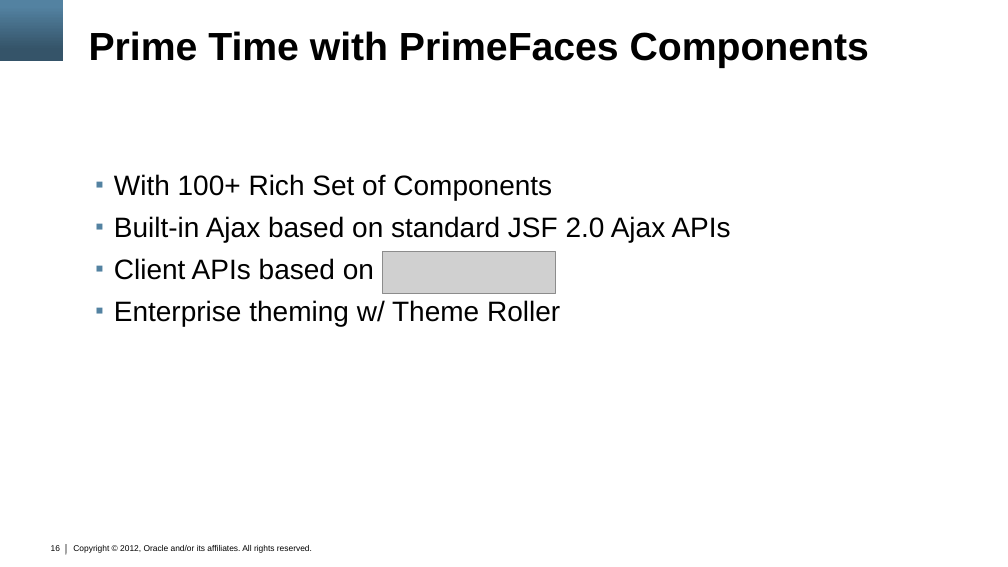
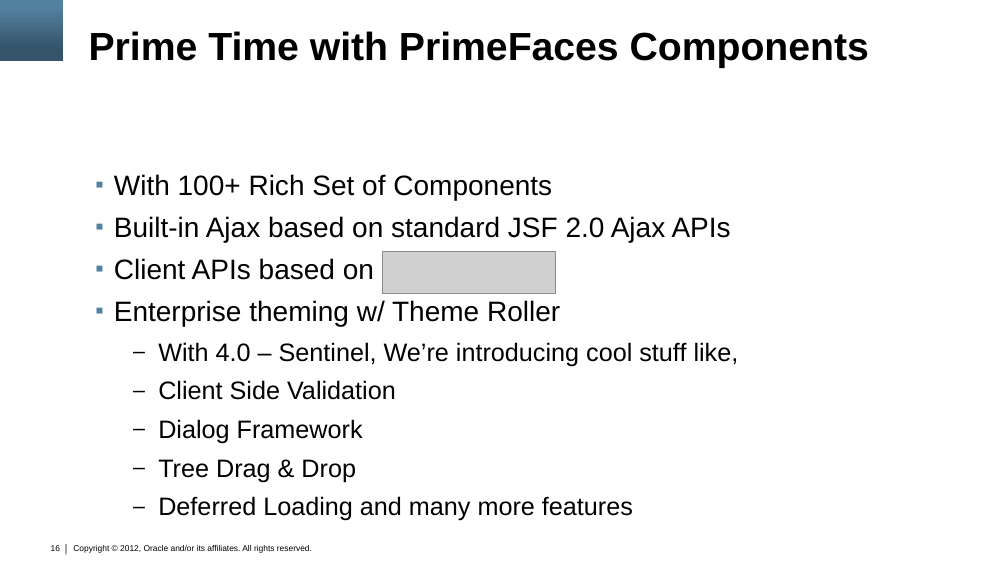
Before and after one commit to marfous/j1demo-pf, a slide deck: slide 16 of con3638.pptx. Drawn at 1008x567 pixels with LibreOffice and Linux fonts; fonts in the diff are those of the drawing; grey boxes stand for pictures; background and template pictures are left out. Boxes give left, top, right and bottom in pixels: in the first picture for what was removed or moved away, otherwise in the second. Text is boxed around its words. In the diff, an @@ line names an element or a change of style, - is before the commit and + after.

Commit message:
updated primetime slides

```diff
--- a/con3638.pptx
+++ b/con3638.pptx
@@ text at box(158, 342, 739, 521): paragraphs added @@
+  – With 4.0 – Sentinel, We’re introducing cool stuff like,
+  – Client Side Validation
+  – Dialog Framework
+  – Tree Drag & Drop
+  – Deferred Loading and many more features
```
Also in this commit, not shown: 1 other slide changed.
